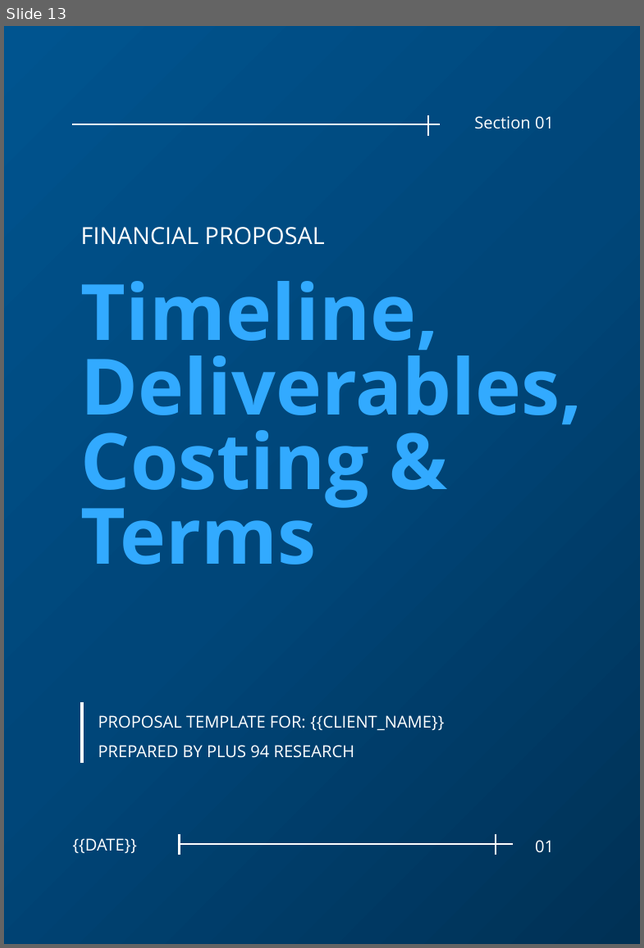
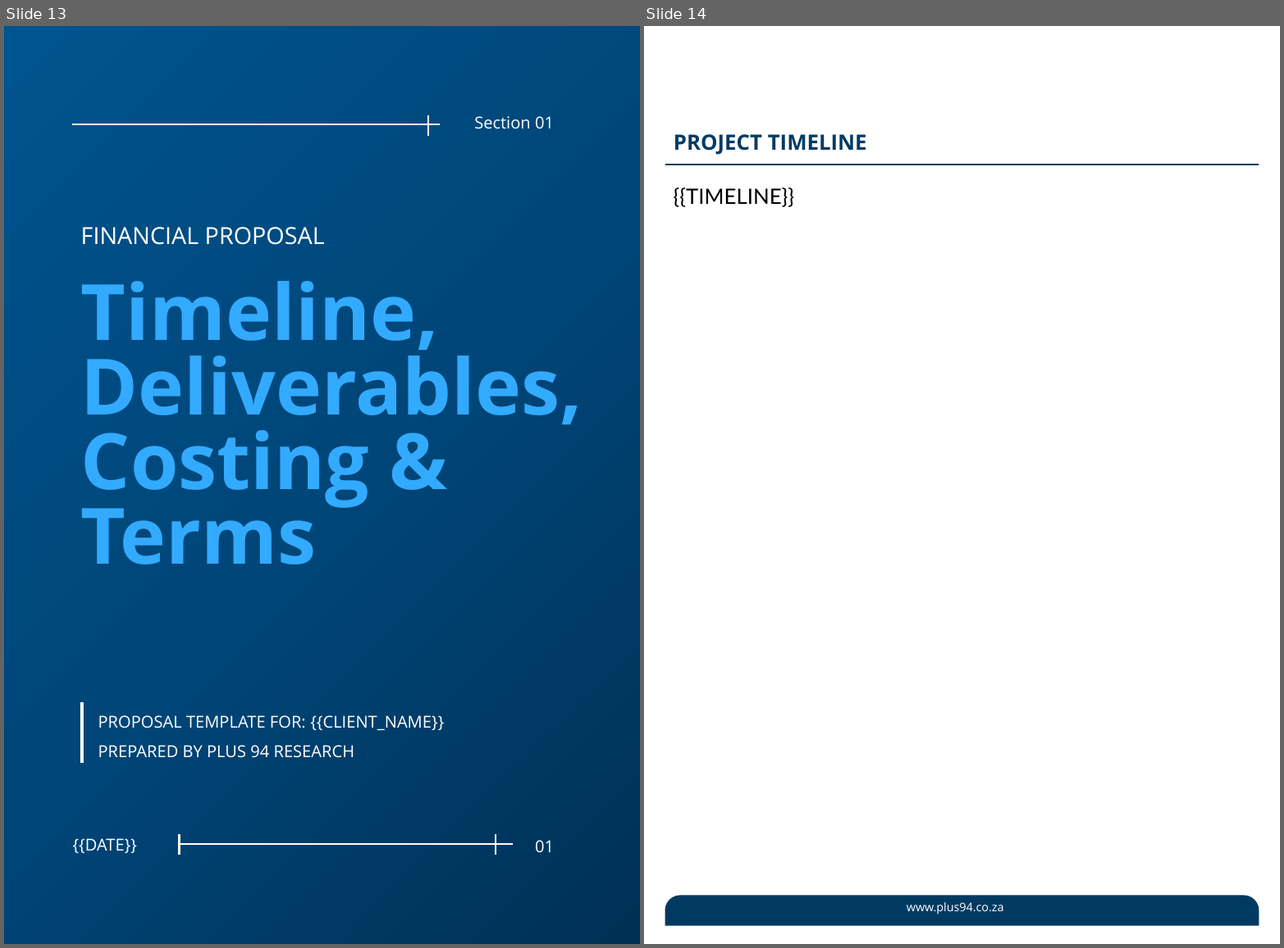
Before and after one commit to codingfaith/AI-Proposal-Generator, a slide deck: assets/template.pptx. Shown side by side, each under a label of ours: slide 13 before the commit, slides 13 and 14 after it. The pictures are 644x948 and 1284x948 pixels, drawn with LibreOffice and Linux fonts; fonts in the diff are those of the drawing; background and template pictures are left out. Boxes give left, top, right and bottom in pixels: in the first picture for what was removed or moved away, otherwise in the second. Text is boxed around its words. In the diff, an @@ line names an element or a change of style, - is before the commit and + after.

```diff
--- a/assets/template.pptx
+++ b/assets/template.pptx
@@ slide 14 added at (x1=644, y1=26, x2=1280, y2=944), background #FFFFFF @@
@@ title added at (x1=674, y1=134, x2=867, y2=155), 18 pt, text #003B64, bold @@
+PROJECT TIMELINE
@@ line added from (665, 164) to (1258, 164), #003A63 1.5 pt @@
@@ text added at (x1=674, y1=188, x2=795, y2=207), 18 pt, text #000000 @@
+{{TIMELINE}}
@@ round same rect added at (x1=665, y1=895, x2=1259, y2=926), fill #003A63 @@
@@ text added at (x1=906, y1=903, x2=1004, y2=915), 10 pt, text #FFFFFF @@
+www.plus94.co.za
```
Also in this commit, not shown: 3 slides changed.
